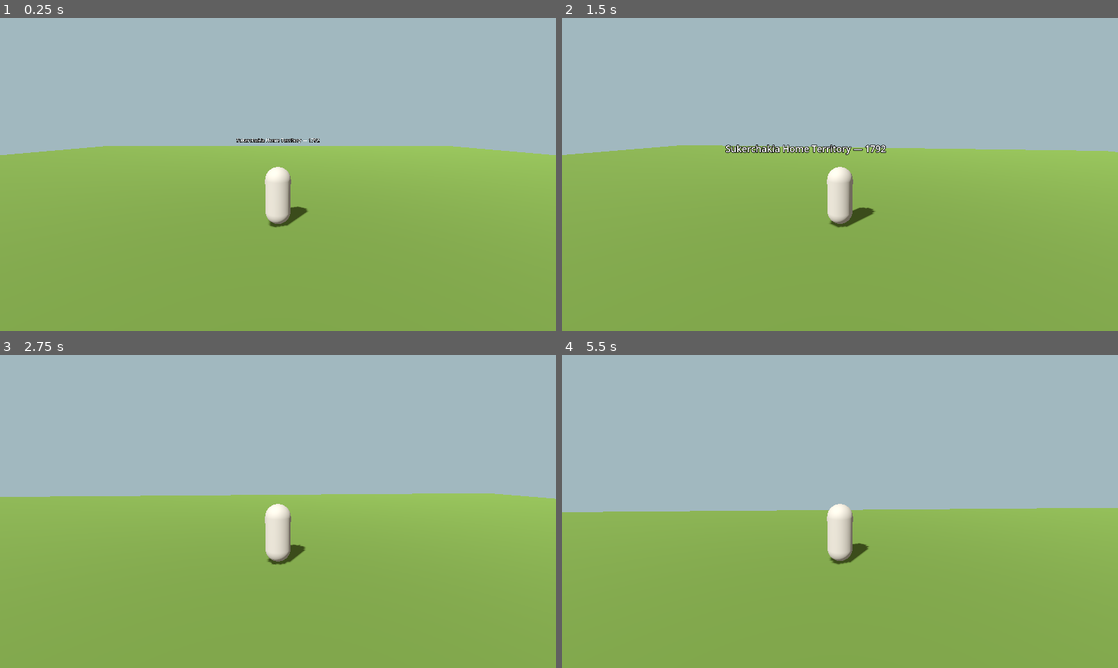
Above: before the commit, frames 1-4 (two rows, left to right).
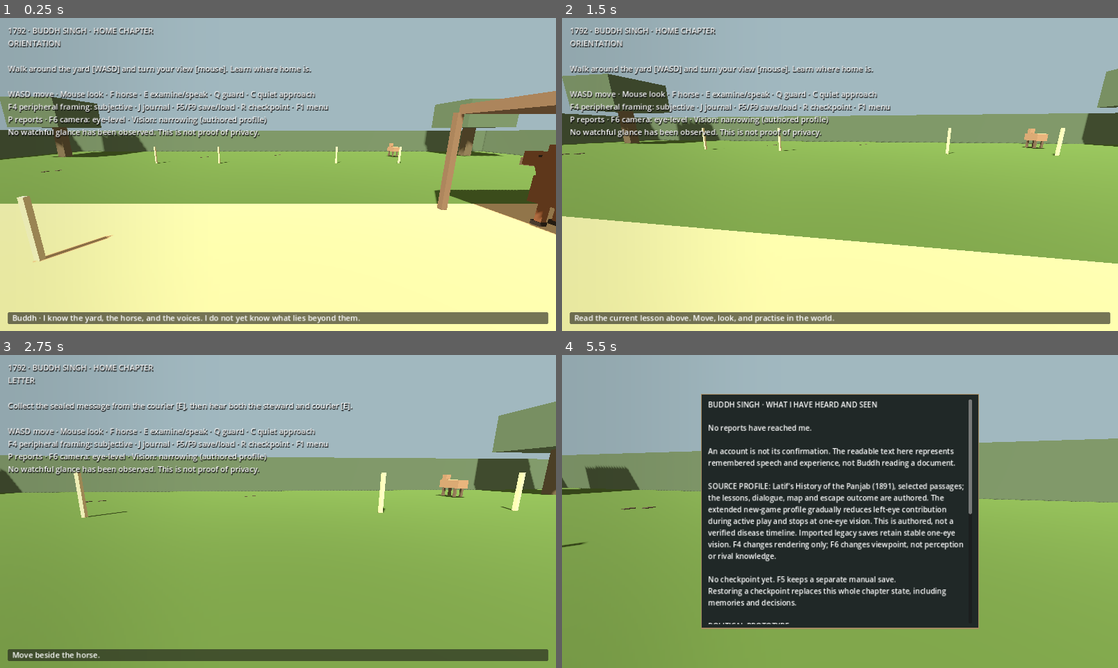
Above: after the commit, the same moments.

Repository: giasonpooni/1792
Game: Godot game, scene res://world/political_home.tscn
Two runs of this game, one before a commit and one after it. Both use one fixed random seed, a clock stepped at 60 frames per second and the inputs below. This scene is started directly instead of the project's main scene.
Inputs (mouse positions are in pixels of both pictures, inside the frame that each line leads up to):
- Up to frame 1 (0.25 s): no input
- Up to frame 2 (1.5 s): tap Enter at 0.5 s; move the mouse to (867, 174) at 0.52 s; hold Shift (sprint) 0.53-1.28 s; hold W (move_forward) from 0.53 s (still down); click (867, 174) at 0.67 s; tap Space at 0.77 s; move the mouse to (812, 174) at 1.27 s; tap E at 1.35 s
- Up to frame 3 (2.75 s): keep holding W (move_forward); tap Space at 1.52 s; move the mouse to (289, 505) at 2.02 s; tap F at 2.1 s
- Up to frame 4 (5.5 s): keep holding W (move_forward); move the mouse to (834, 517) at 2.77 s; tap R at 2.85 s; click (834, 517) at 2.92 s; tap Space at 3.02, 3.77, 4.52 s; move the mouse to (878, 514) at 3.52 s; tap G at 3.6 s; move the mouse to (795, 508) at 4.27 s; tap J at 4.35 s; move the mouse to (845, 511) at 5.02 s; hold Ctrl from 5.03 s (still down); click (845, 511) at 5.17 s

The runs differ from the first frame. In frame 1, 57% of the frame differs, in the area x 0-100%, y 3-100%; in frame 2, 46%; in frame 3, 21%; in frame 4, 47%.
Error before the commit: Parse Error: Cannot infer the type of "eye" variable because the value doesn't have a set type. (res://politics/political_chapter.gd:95)

Commit message:
Fix dynamic GDScript types and bind perception origin to the functional-eye camera pivot

Diff:
--- a/game/politics/exposure_rules.gd
+++ b/game/politics/exposure_rules.gd
@@ -211,7 +211,7 @@
 				var shared := minf(float(r.pairs[a+":"+target].grievance),float(r.pairs[b+":"+target].grievance))
 				var friction := 0.1+0.3*maxf(float(r.pairs[a+":"+b].grievance),float(r.pairs[b+":"+a].grievance))
 				var score := shared-friction
-				var id := a+":"+b+":"+target
+				var id: String = a+":"+b+":"+str(target)
 				var threshold := 0.22 if r.coalitions.has(id) else 0.44
 				if score >= threshold and r.factions[a].resources >= 5.0 and r.factions[b].resources >= 5.0:
 					keep[id] = r.coalitions[id] if r.coalitions.has(id) else {"members":[a,b],"target":target,"formed_tick":int(r.tick)}
--- a/game/politics/political_chapter.gd
+++ b/game/politics/political_chapter.gd
@@ -41,9 +41,15 @@
 	var arm: SpringArm3D = avatar.get_node("CameraPivot/SpringArm3D")
 	var camera: Camera3D = arm.get_node("Camera3D")
 	arm.spring_length = 0.0 if _eye_level else 6.8 if model.mounted() else 5.5
-	camera.position.x = float(campaign.perception().healthy_eye_offset) if _eye_level else 0.0
+	# SpringArm owns its child's translation: put the eye offset on the arm itself.
+	arm.position.x = float(campaign.perception().healthy_eye_offset) if _eye_level else 0.0
+	camera.position.x = 0.0
 	camera.near = 0.05 if _eye_level else 0.1
 	avatar.get_node("MeshInstance3D").visible = not _eye_level and not model.mounted()
+
+func _eye_origin() -> Vector3:
+	# The inherited pivot already owns walking/riding eye height.
+	return avatar.pivot.global_position+avatar.pivot.global_basis.x*float(campaign.perception().healthy_eye_offset)
 
 func _unhandled_input(event: InputEvent) -> void:
 	if event is InputEventKey and event.pressed and not event.echo:
@@ -77,7 +83,7 @@
 	var noticed: Array = []
 	for observer in samples:
 		var at: Vector3 = observer.at
-		var destination := avatar.global_position+Vector3.UP*1.2
+		var destination: Vector3 = avatar.pivot.global_position-Vector3.UP*0.2
 		var offset: Vector3 = destination-at
 		var facing: Vector3 = observer.forward
 		var in_cone := Vector2(facing.x,facing.z).normalized().dot(Vector2(offset.x,offset.z).normalized()) >= cos(deg_to_rad(65.0))
@@ -85,15 +91,13 @@
 		var ray := PhysicsRayQueryParameters3D.create(at,destination,1,[avatar.get_rid(),horse.get_rid(),escort.get_rid(),attacker.get_rid()])
 		if not get_world_3d().direct_space_state.intersect_ray(ray).is_empty(): continue
 		var signature := clampf(0.35+(0.25 if model.mounted() else 0.0)+(0.25 if avatar.velocity.length() > 5.0 else 0.0)+0.15*(1.0-offset.length()/22.0),0.1,1.0)
-		# Rate-limited by the authority. A failed submission never changes the ledger.
 		campaign.record_gaze(observer.id,true,signature)
 		if _seen(at,24.0): noticed.append(Campaign.Registry.PEOPLE[observer.id].name)
 	_attention_cue = "A watchful glance: "+", ".join(noticed) if not noticed.is_empty() else "No watchful glance has been observed. This is not proof of privacy."
 
 func _seen(at: Vector3, reach: float) -> bool:
-	var p := campaign.perception()
-	var eye := avatar.global_position+Vector3.UP*1.35+avatar.pivot.global_basis.x*float(p.healthy_eye_offset)
-	var offset := at-eye
+	var eye: Vector3 = _eye_origin()
+	var offset: Vector3 = at-eye
 	var forward: Vector3 = -avatar.pivot.global_basis.z
 	var angle := Campaign.Vision.bearing(forward,offset)
 	var ray := PhysicsRayQueryParameters3D.create(eye,at,1,[avatar.get_rid(),horse.get_rid(),attacker.get_rid()])
